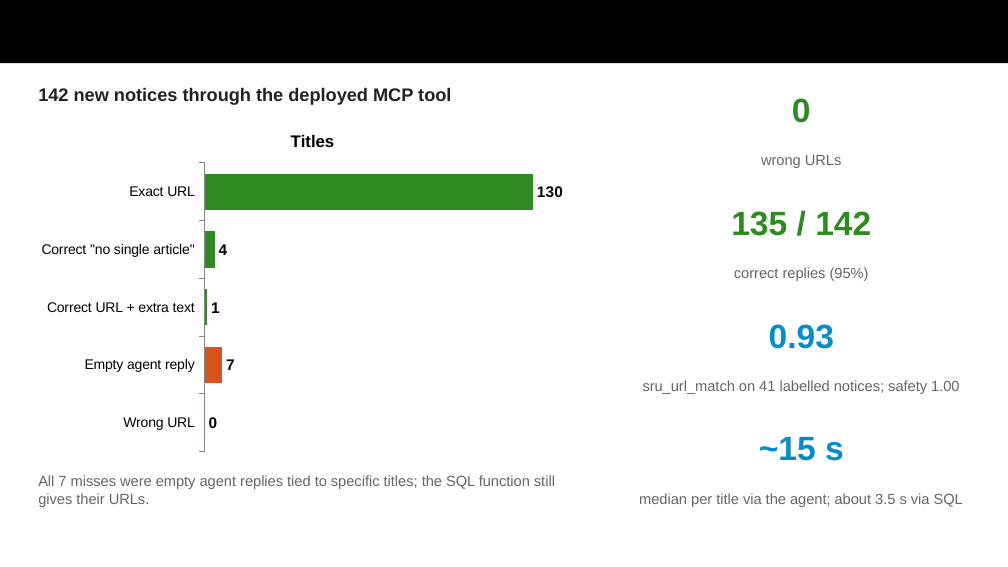
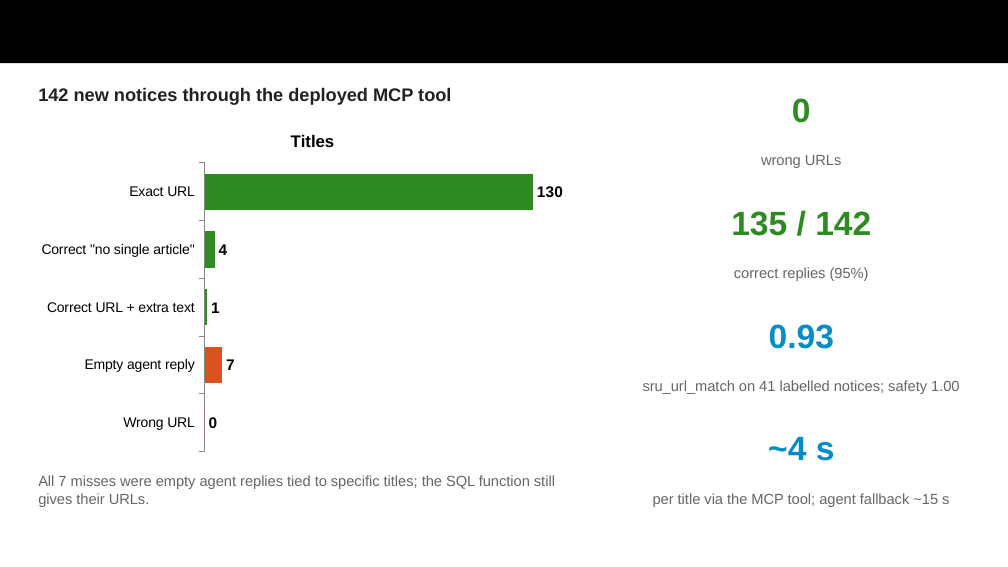
Before and after one commit to AmandaZXu-USDA/mcp-hackathon-demo-sru, a slide deck: slide 10 of submission/GSA-MCP-Hackathon-mcp-sru-syntax.pptx. Drawn at 1008x567 pixels with LibreOffice and Linux fonts; fonts in the diff are those of the drawing. Boxes give left, top, right and bottom in pixels: in the first picture for what was removed or moved away, otherwise in the second. Text is boxed around its words. In the diff, an @@ line names an element or a change of style, - is before the commit and + after.

```diff
--- a/submission/GSA-MCP-Hackathon-mcp-sru-syntax.pptx
+++ b/submission/GSA-MCP-Hackathon-mcp-sru-syntax.pptx
@@ text at box(768, 437, 835, 461): text changed @@
-~15 s
+~4 s
@@ text at box(653, 493, 949, 507): text changed @@
-median per title via the agent; about 3.5 s via SQL
+per title via the MCP tool; agent fallback ~15 s
```
Also in this commit, not shown: 2 other slides changed, 2 other files.
